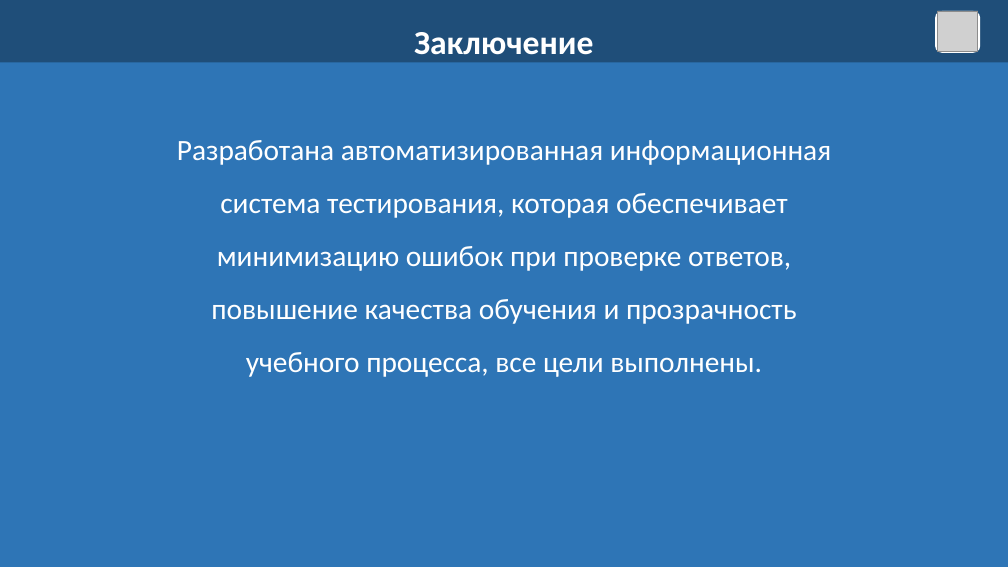
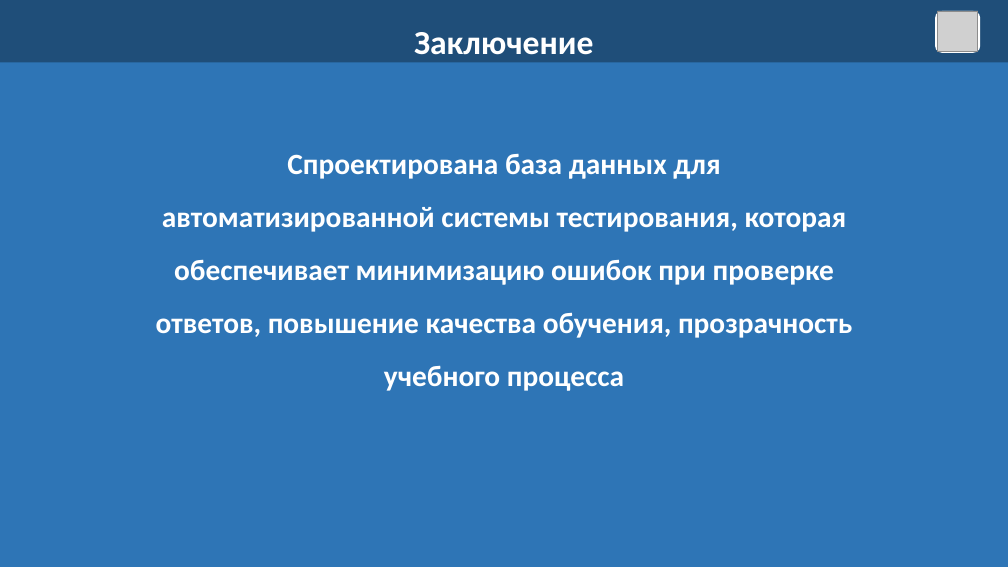
Before and after one commit to VladKristoff/UP11, a slide deck: slide 17 of ИТОГОВОЕ/Шумов В защита УП11.pptx. Drawn at 1008x567 pixels with LibreOffice and Linux fonts; fonts in the diff are those of the drawing; grey boxes stand for pictures. Boxes give left, top, right and bottom in pixels: in the first picture for what was removed or moved away, otherwise in the second. Text is boxed around its words. In the diff, an @@ line names an element or a change of style, - is before the commit and + after.

```diff
--- a/ИТОГОВОЕ/Шумов В защита УП11.pptx
+++ b/ИТОГОВОЕ/Шумов В защита УП11.pptx
@@ text at (x1=156, y1=154, x2=852, y2=391): text changed; bold on @@
-Разработана автоматизированная информационная система тестирования, которая обеспечивает минимизацию ошибок при проверке ответов, повышение качества обучения и прозрачность учебного процесса, все цели выполнены.
+Спроектирована база данных для автоматизированной системы тестирования, которая обеспечивает минимизацию ошибок при проверке ответов, повышение качества обучения, прозрачность учебного процесса
```
Also in this commit, not shown: 1 other slide changed, 3 other files.
